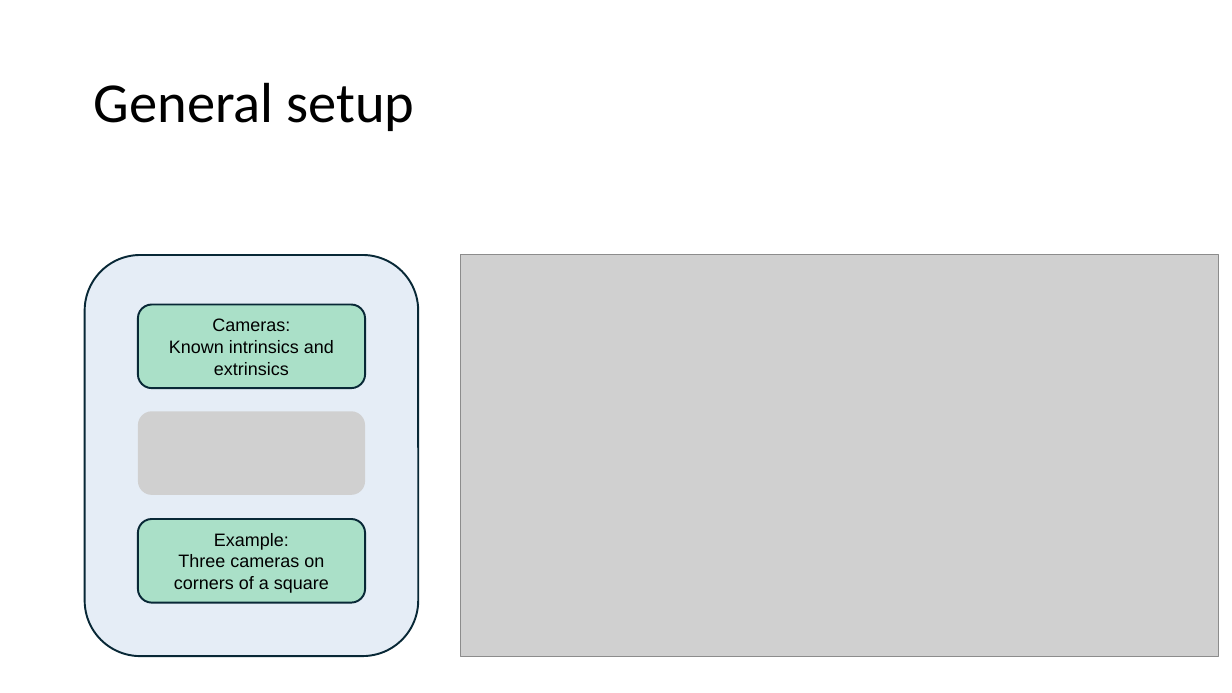
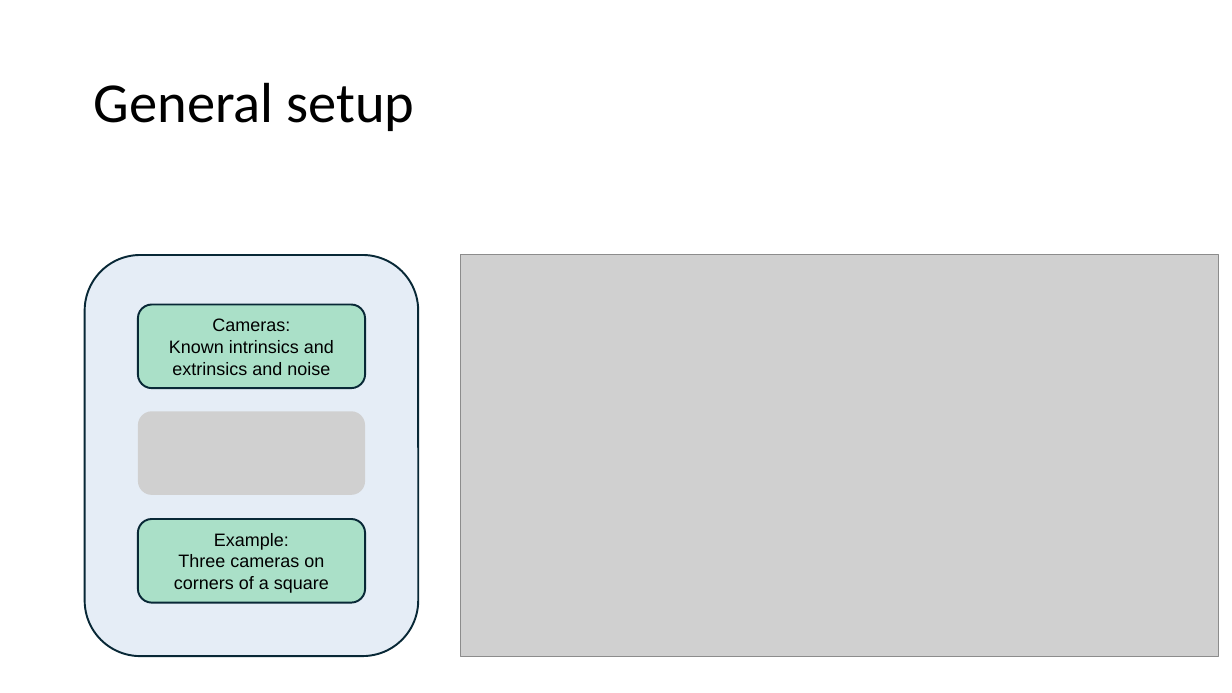
Before and after one commit to ece-akdeniz/Multi-Camera-Visual-Tracking, a slide deck: slide 4 of presentation/presentation.pptx. Drawn at 1232x693 pixels with LibreOffice and Linux fonts; fonts in the diff are those of the drawing; grey boxes stand for pictures. Boxes give left, top, right and bottom in pixels: in the first picture for what was removed or moved away, otherwise in the second. Text is boxed around its words. In the diff, an @@ line names an element or a change of style, - is before the commit and + after.

Commit message:
Add updated presentation PDF and latest slides.

```diff
--- a/presentation/presentation.pptx
+++ b/presentation/presentation.pptx
@@ text in rounded rectangle at (x1=169, y1=340, x2=334, y2=375): text changed @@
-Known intrinsics and extrinsics
+Known intrinsics and extrinsics and noise
```
Also in this commit, not shown: 1 other slide changed, 1 slide added, 2 slides removed, 1 other file.
